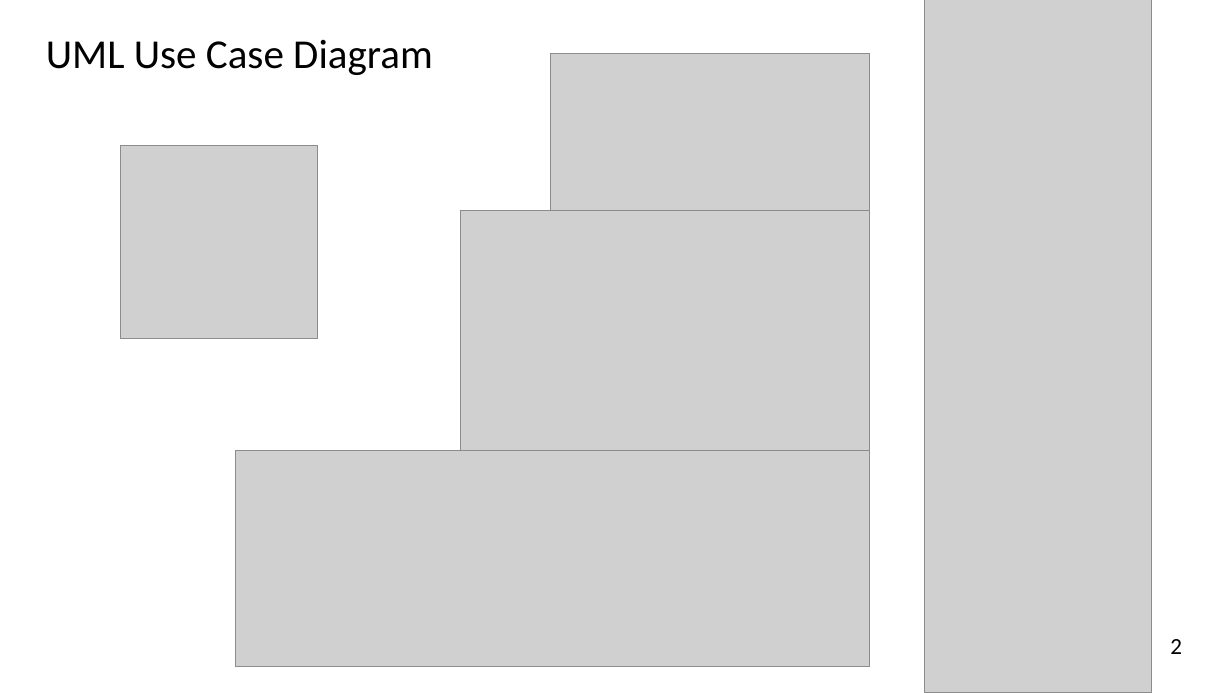
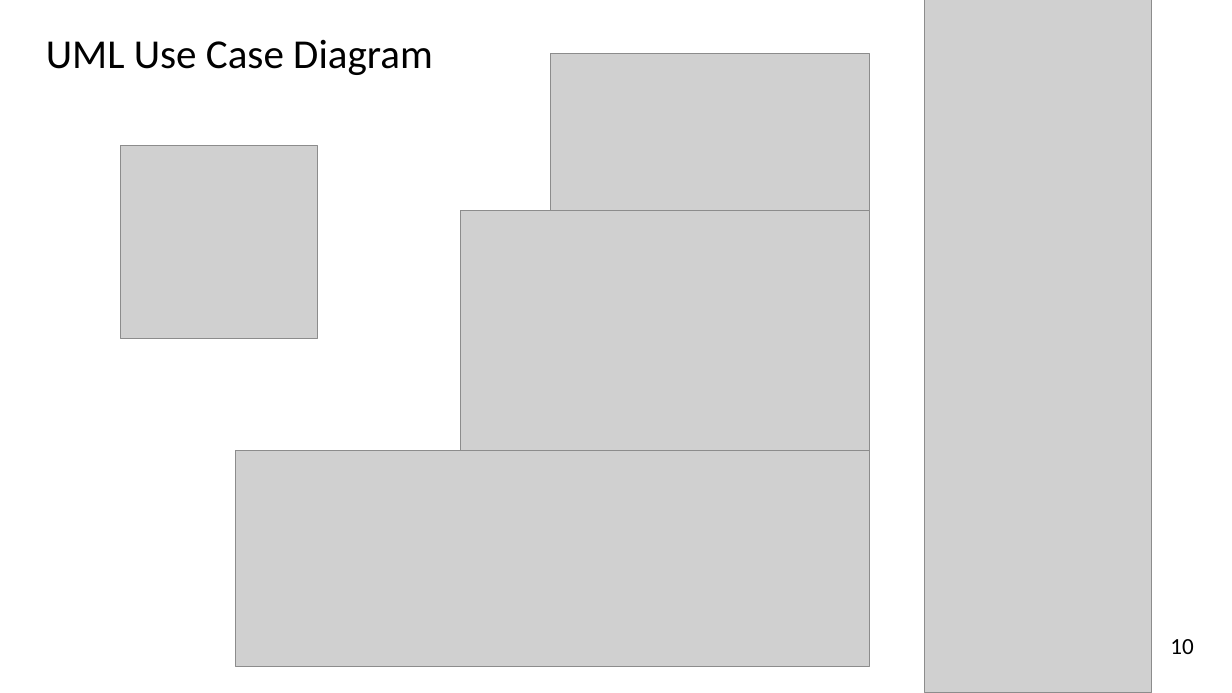
Before and after one commit to JirayutP/Dentist, a slide deck: slide 10 of งานนำเสนอ1.pptx (slide 2 before the commit). Drawn at 1232x693 pixels with LibreOffice and Linux fonts; fonts in the diff are those of the drawing; grey boxes stand for pictures. Boxes give left, top, right and bottom in pixels: in the first picture for what was removed or moved away, otherwise in the second. Text is boxed around its words. In the diff, an @@ line names an element or a change of style, - is before the commit and + after.

```diff
--- a/งานนำเสนอ1.pptx
+++ b/งานนำเสนอ1.pptx
@@ text at <box>1170,639,1193,654</box>: text changed @@
-2
+10
```
Also in this commit, not shown: 11 other slides changed, 8 slides added, 1 other file.
